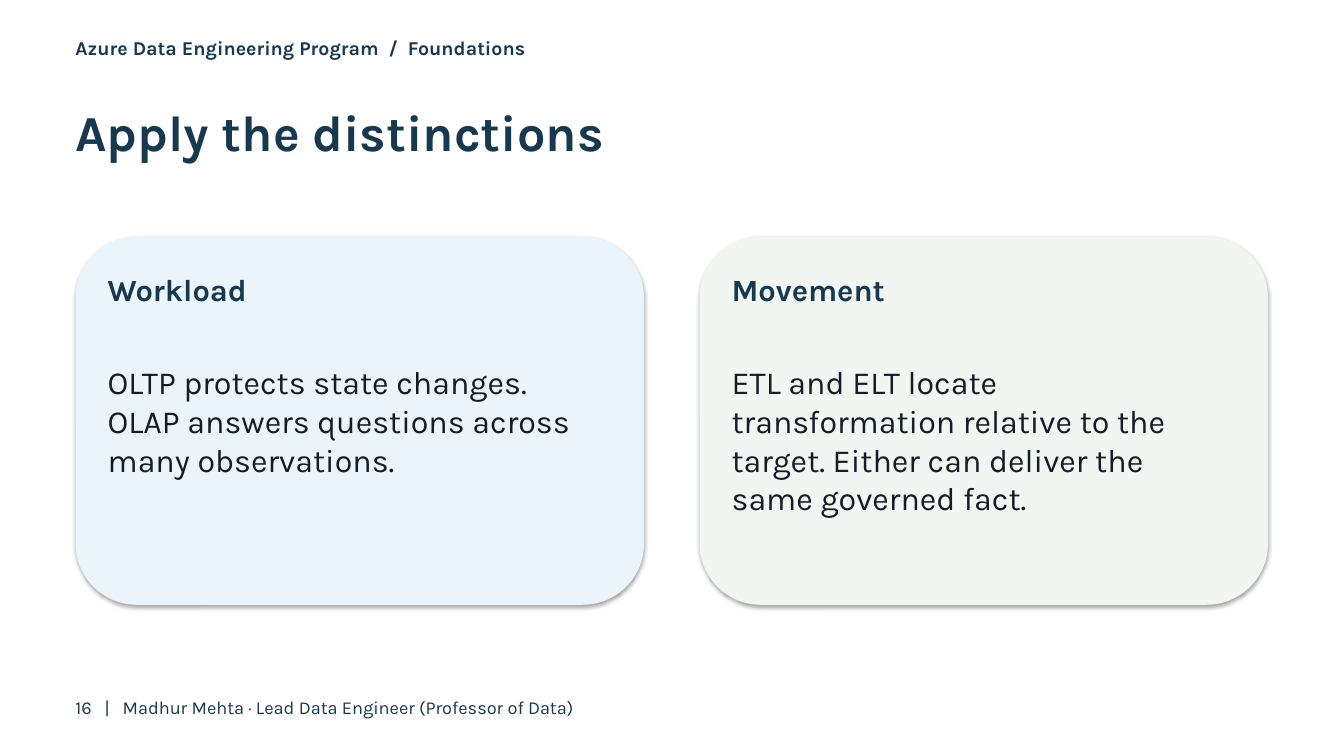
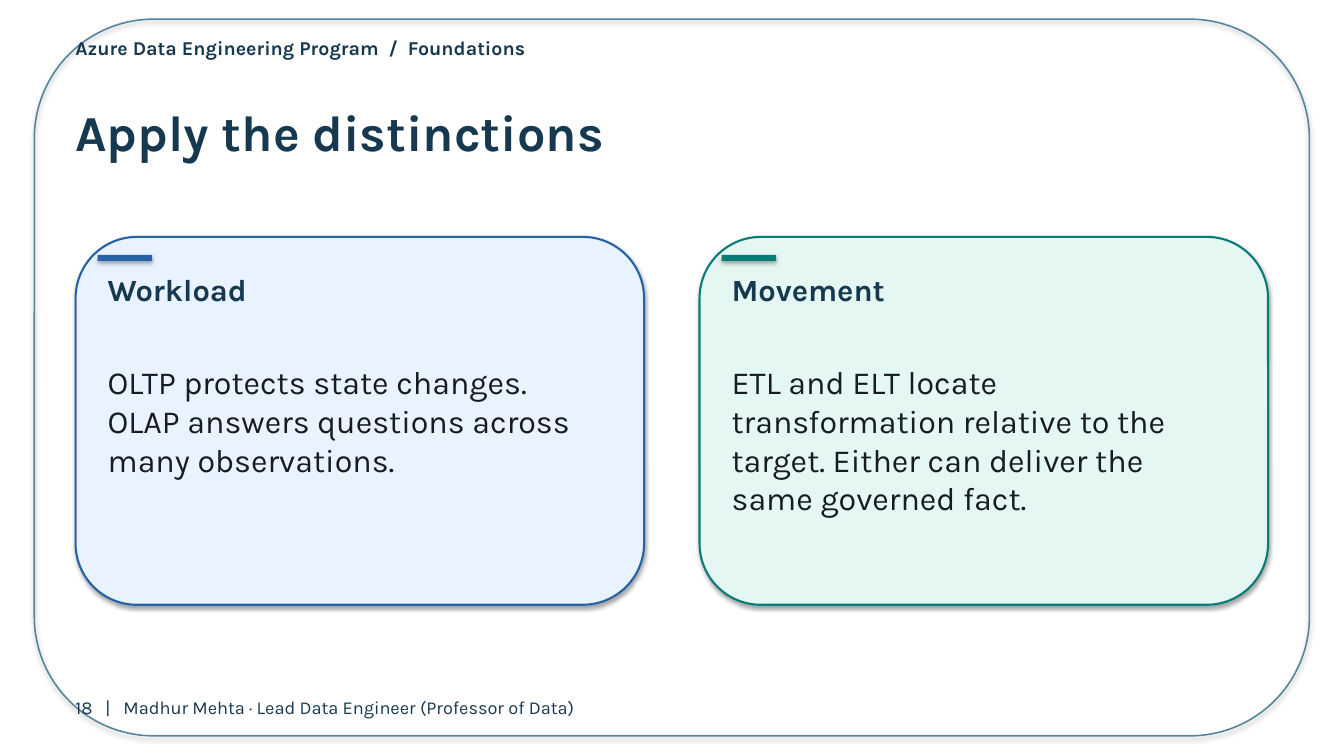
Before and after one commit to Techskills-Aus/azure-data-engineering, a slide deck: slide 18 of 01-data-engineering-foundations/02-oltp-olap-etl-elt/presentation/day02-processing.pptx (slide 16 before the commit). Drawn at 1344x756 pixels with LibreOffice and Linux fonts; fonts in the diff are those of the drawing. Boxes give left, top, right and bottom in pixels: in the first picture for what was removed or moved away, otherwise in the second. Text is boxed around its words. In the diff, an @@ line names an element or a change of style, - is before the commit and + after.

```diff
--- a/01-data-engineering-foundations/02-oltp-olap-etl-elt/presentation/day02-processing.pptx
+++ b/01-data-engineering-foundations/02-oltp-olap-etl-elt/presentation/day02-processing.pptx
@@ rounded rectangle added at [34, 19, 1310, 736], outline #52849B 1.1 pt @@
@@ rounded rectangle at [76, 237, 644, 605]: fill #EAF4FA to #E8F3FF; outline none to #2563A6 1.5 pt @@
@@ rounded rectangle at [700, 237, 1268, 605]: fill #F1F6F3 to #E5F7F2; outline none to #087D77 1.5 pt @@
@@ rectangle added at [98, 255, 152, 261], fill #2563A6 @@
@@ rectangle added at [722, 255, 776, 261], fill #087D77 @@
@@ text at [75, 701, 574, 720]: text changed @@
-16 | Madhur Mehta · Lead Data Engineer (Professor of Data)
+18 | Madhur Mehta · Lead Data Engineer (Professor of Data)
```
Also in this commit, not shown: 15 other slides changed, 2 slides added, 3 other files.
